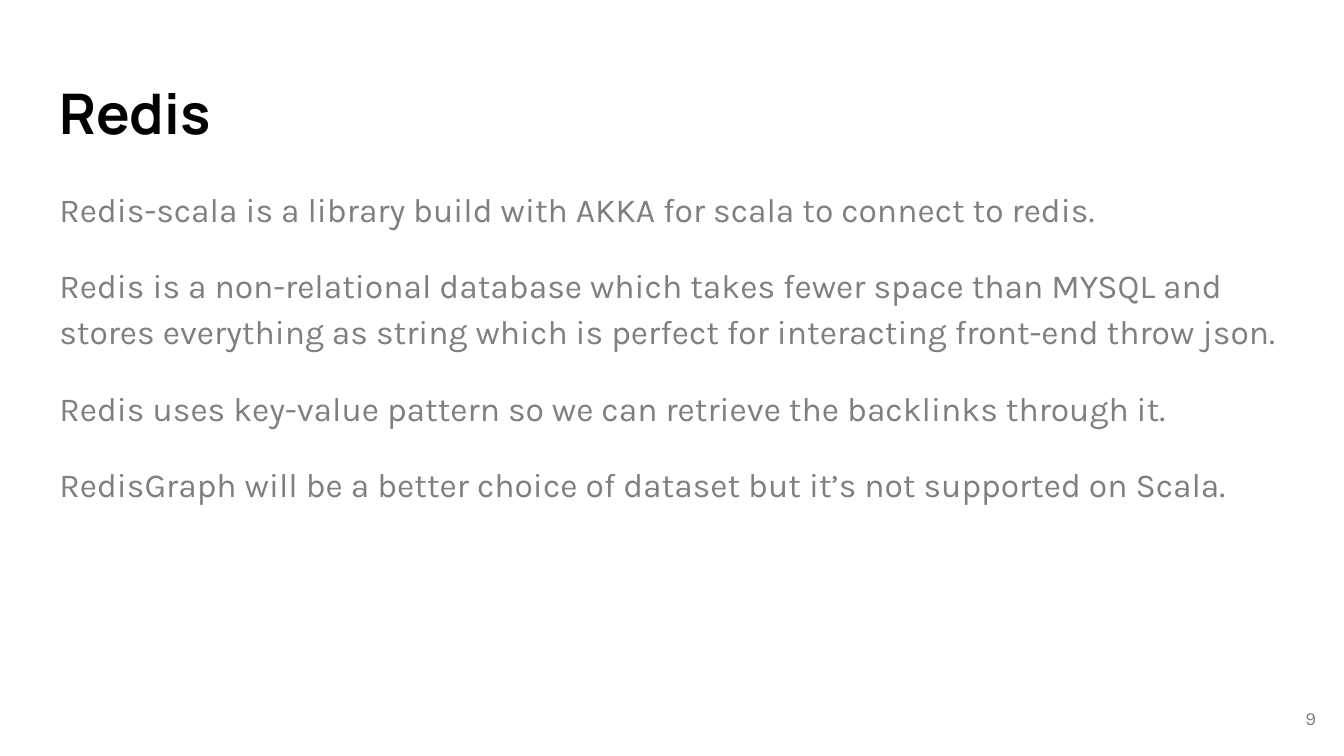
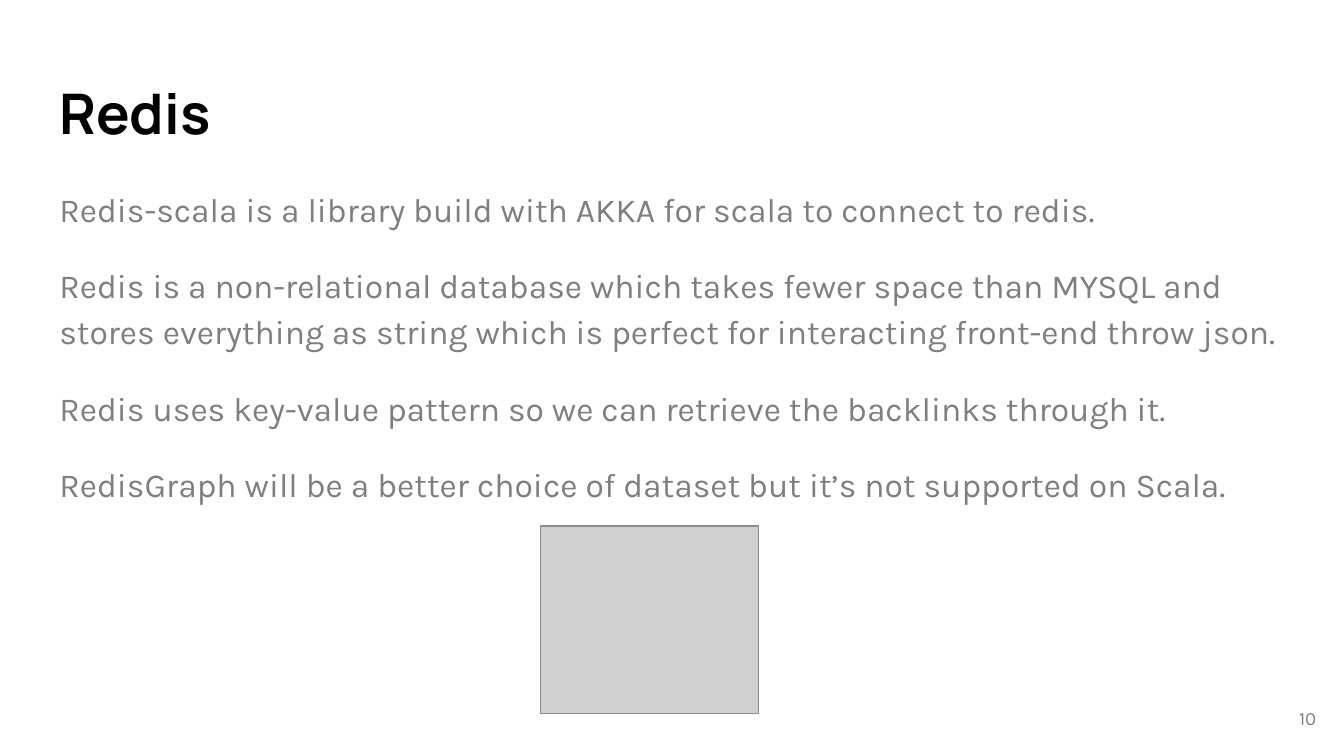
Before and after one commit to jiaminghong/camelcrawler, a slide deck: slide 10 of FinalPresentation.pptx (slide 9 before the commit). Drawn at 1344x756 pixels with LibreOffice and Linux fonts; fonts in the diff are those of the drawing; grey boxes stand for pictures. Boxes give left, top, right and bottom in pixels: in the first picture for what was removed or moved away, otherwise in the second. Text is boxed around its words. In the diff, an @@ line names an element or a change of style, - is before the commit and + after.

```diff
--- a/FinalPresentation.pptx
+++ b/FinalPresentation.pptx
@@ picture added at <box>540,526,758,712</box> @@
@@ page number at <box>1299,713,1316,725</box>: text changed @@
-9
+10
```
Also in this commit, not shown: 3 other slides changed, 3 slides added, 1 slide removed.
